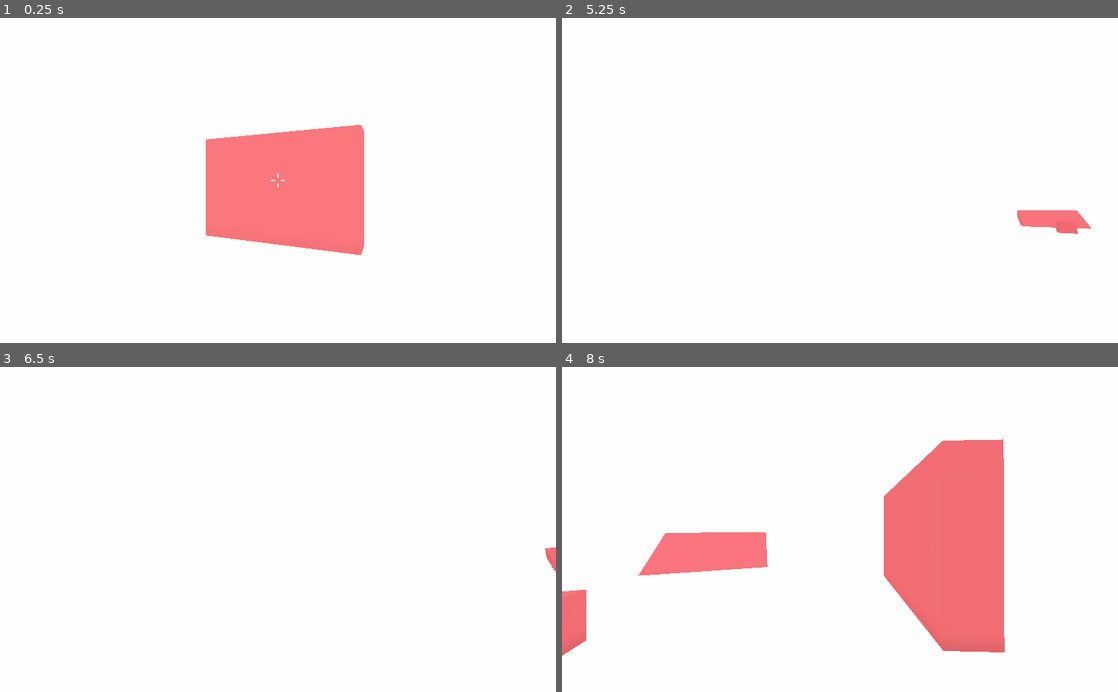
Above: before the commit, frames 1-4 (two rows, left to right).
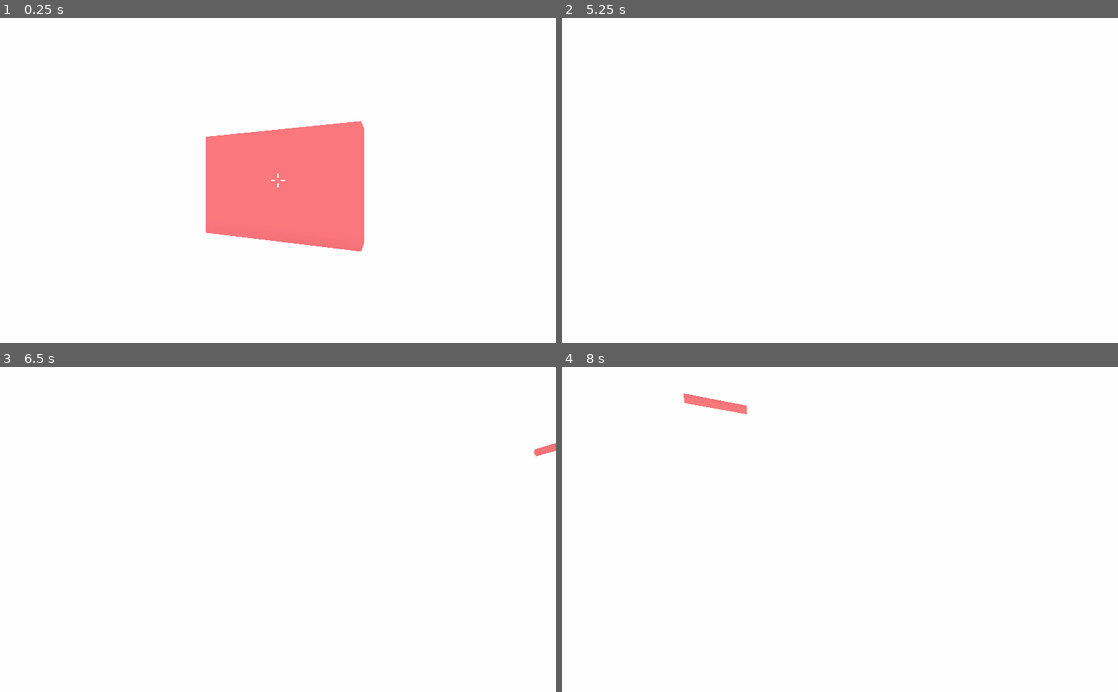
Above: after the commit, the same moments.

Repository: MilkAndBanana01/GODOT-FPS-Toolkit
Game: Godot game, scene res://World/World.tscn
Same seed, same stepped clock (60 frames per second), same inputs: the game is played once before the commit and once after it. A sky picture missing from this copy of the repository is replaced by a grey-blue gradient.
Inputs (mouse positions are in pixels of both pictures, inside the frame that each line leads up to):
- Up to frame 1 (0.25 s): no input
- Up to frame 2 (5.25 s): tap Enter at 0.5, 2, 3.5 s; move the mouse to (867, 180) at 0.52 s; hold Z (zoom) 0.53-1.28 s; hold W (move_forward) from 0.53 s (still down); tap Space (jump) at 0.77, 1.25, 1.52, 2.75, 3.02, 3.77, 4.25, 4.52 s; move the mouse to (812, 180) at 1.27 s; tap Z (zoom) at 1.35, 3.05, 4.35 s; move the mouse to (851, 174) at 2.02 s; hold Z (zoom) 2.03-2.78 s; tap Shift at 2.1 s; move the mouse to (834, 187) at 2.77 s; tap Ctrl at 2.85 s; move the mouse to (878, 183) at 3.52 s; hold Z (zoom) 3.53-4.28 s; tap E at 3.6 s; move the mouse to (795, 177) at 4.27 s; move the mouse to (845, 180) at 5.02 s; hold Z (zoom) from 5.03 s (still down)
- Up to frame 3 (6.5 s): move the mouse to (255, 523) at 5.77 s; release W (move_forward) at 5.78 s; release Z (zoom) at 5.78 s; hold D (move_right) from 5.78 s (still down); tap Shift at 5.85 s; tap Space (jump) at 6.02 s; tap Z (zoom) at 6.05 s
- Up to frame 4 (8 s): move the mouse to (867, 529) at 6.52 s; release D (move_right) at 6.53 s; hold Z (zoom) 6.53-7.28 s; hold W (move_forward) from 6.53 s (still down); tap Ctrl at 6.6 s; tap Space (jump) at 6.77, 7.52 s; move the mouse to (812, 529) at 7.27 s; tap E at 7.35 s; tap Z (zoom) at 7.55 s

The runs differ from the first frame. In frame 1, 0.6% of the frame differs, in the area x 37-66%, y 31-74%; in frame 2, 0.7%; in frame 3, 0.2%; in frame 4, 15%, in the area x 0-80%, y 8-89%.

Commit message:
added more stuff

Diff:
--- a/GODOT FPS Toolkit (Godot 3.4)/Player/AP.gd
+++ b/GODOT FPS Toolkit (Godot 3.4)/Player/AP.gd
@@ -1,9 +1,13 @@
 extends Node
 
 var player
+var head
+var camera
+
 var camera_settings
 var camera_zooming
 var camera_panning
+var dynamic_FOV
 
 var movement_settings
 var gravity
@@ -12,3 +16,5 @@
 
 func _ready() -> void:
 	player = get_tree().current_scene.get_node("Player")
+	head = player.get_node("Head")
+	camera = player.get_node("Head/Camera")
--- a/GODOT FPS Toolkit (Godot 3.4)/Player/Camera/Camera Effects/Camera Tilt.gd
+++ b/GODOT FPS Toolkit (Godot 3.4)/Player/Camera/Camera Effects/Camera Tilt.gd
@@ -1,10 +1,9 @@
 extends Node
 
 export var enabled := true
-export var tilt_ammount := 5
-
-onready var head = Ap.player.get_node("Head")
+export var tilt_ammount := 5.0
+export var tilt_acceleration := 4.0
 
 func _physics_process(delta: float) -> void:
 	if enabled:
-		head.rotation_degrees.z = lerp(head.rotation_degrees.z,-tilt_ammount * Ap.movement_settings.input.x,delta * 4)
+		Ap.camera.rotation_degrees.z = lerp(Ap.camera.rotation_degrees.z,-tilt_ammount * Ap.movement_settings.input.x,delta * tilt_acceleration)
--- a/GODOT FPS Toolkit (Godot 3.4)/Player/Camera/Camera Effects/Dynamic FOV.gd
+++ b/GODOT FPS Toolkit (Godot 3.4)/Player/Camera/Camera Effects/Dynamic FOV.gd
@@ -4,12 +4,11 @@
 export var minimum_FOV := 0
 export var maximum_FOV := 0
 
-onready var camera = Ap.player.get_node("Head/Camera")
-
 
 func _ready() -> void:
+	Ap.dynamic_FOV = self
 	if minimum_FOV == 0:
-		minimum_FOV = camera.fov
+		minimum_FOV = Ap.camera.fov
 		if Ap.camera_settings.custom_FOV != 0:
 			minimum_FOV = Ap.camera_settings.custom_FOV
 	if maximum_FOV == 0:
@@ -20,4 +19,4 @@
 	if enabled:
 		var moving = bool(Ap.movement_settings.velocity.length())
 		if not Ap.camera_zooming.enable_zoom:
-			camera.fov = lerp(camera.fov,maximum_FOV if int(moving) > 0 else minimum_FOV, delta * 4)
+			Ap.camera.fov = lerp(Ap.camera.fov,maximum_FOV if int(moving) > 0 else minimum_FOV, delta * 4)
--- a/GODOT FPS Toolkit (Godot 3.4)/Player/Camera/Camera Settings.gd
+++ b/GODOT FPS Toolkit (Godot 3.4)/Player/Camera/Camera Settings.gd
@@ -3,9 +3,6 @@
 export var enable := true
 export var mouse_sensitivity := 1.0
 export var custom_FOV := 0
-
-onready var head = Ap.player.get_node("Head")
-onready var camera = Ap.player.get_node("Head/Camera")
 
 func _enter_tree() -> void:
 	Ap.camera_settings = self
@@ -13,7 +10,7 @@
 func _ready() -> void:
 	if enable:
 		Input.set_mouse_mode(Input.MOUSE_MODE_CAPTURED)
-		camera.fov = custom_FOV if custom_FOV != 0 else 70
+		Ap.camera.fov = custom_FOV if custom_FOV != 0 else 70
 
 func _input(event: InputEvent) -> void:
 	if event is InputEventKey:
--- a/GODOT FPS Toolkit (Godot 3.4)/Player/Camera/Panning/Panning.gd
+++ b/GODOT FPS Toolkit (Godot 3.4)/Player/Camera/Panning/Panning.gd
@@ -3,8 +3,6 @@
 export var smoothing_enabled := false
 export(float,0,10) var smoothing_amount := 5.0
 export var lock_camera := false
-
-onready var head = Ap.player.get_node("Head")
 
 var mouse_movement : Vector2
 var rotation_velocity : Vector2
@@ -28,6 +26,6 @@
 
 func move_camera():
 	Ap.player.rotate_y(-deg2rad(rotation_velocity.x))
-	head.rotate_x(-deg2rad(rotation_velocity.y))
-	head.rotation.x = clamp(head.rotation.x,deg2rad(-90),deg2rad(90))
+	Ap.head.rotate_x(-deg2rad(rotation_velocity.y))
+	Ap.head.rotation.x = clamp(Ap.head.rotation.x,deg2rad(-90),deg2rad(90))
 	mouse_movement = Vector2.ZERO
--- a/GODOT FPS Toolkit (Godot 3.4)/Player/Camera/Zooming/Zooming.gd
+++ b/GODOT FPS Toolkit (Godot 3.4)/Player/Camera/Zooming/Zooming.gd
@@ -8,8 +8,6 @@
 export var affect_mouse_sensitivity := true
 export var mouse_desensitivity_rate := 4.0
 
-onready var camera = Ap.player.get_node("Head/Camera")
-
 var current_sensitivity
 var current_fov
 var zoomedIn := false
@@ -17,7 +15,7 @@
 
 func _ready() -> void:
 	current_sensitivity = Ap.camera_settings.mouse_sensitivity
-	current_fov = camera.fov
+	current_fov = Ap.camera.fov if Ap.camera_settings.custom_FOV == 0 else Ap.camera_settings.custom_FOV
 	Ap.camera_zooming = self
 
 func _input(_event) -> void:
@@ -26,6 +24,6 @@
 
 func _physics_process(delta: float) -> void:
 	enable_zoom = enabled and (Input.is_action_pressed("zoom") and not toggle_mode) or (zoomedIn and toggle_mode)
-	if enable_zoom:
-		camera.fov = lerp(camera.fov,zoom_fov if enable_zoom else current_fov,
+	if enable_zoom or not Ap.dynamic_FOV.enabled:
+		Ap.camera.fov = lerp(Ap.camera.fov,zoom_fov if enable_zoom else current_fov,
 		delta * (10.1 - smoothing_amount) if smoothing_enabled else 1)
--- a/GODOT FPS Toolkit (Godot 3.4)/Player/Movement/Gravity/Gravity.gd
+++ b/GODOT FPS Toolkit (Godot 3.4)/Player/Movement/Gravity/Gravity.gd
@@ -2,8 +2,6 @@
 
 export var enable := true
 export var gravity_rate := 1.0
-
-#onready var check_floor = Ap.player.get_node("Check Floor")
 
 var gravity : Vector3
 var snap : Vector3
--- a/GODOT FPS Toolkit (Godot 3.4)/Player/Movement/Jumping/Jumping.gd
+++ b/GODOT FPS Toolkit (Godot 3.4)/Player/Movement/Jumping/Jumping.gd
@@ -3,7 +3,7 @@
 export var jumping_enabled := true
 export var jump_height := 20.0
 export var maximum_jumps := 1
-export var update_direction := false
+export var update_direction := true
 
 var jump : Vector3
 
--- a/GODOT FPS Toolkit (Godot 3.4)/Player/Movement/Movement Settings.gd
+++ b/GODOT FPS Toolkit (Godot 3.4)/Player/Movement/Movement Settings.gd
@@ -2,7 +2,7 @@
 
 export var enabled := true
 export(int,"Retro","Modern") var style := 0
-export var movement_speed := 10.0
+export var movement_speed := 20.0
 export var movement_acceleration := 1.0
 export var enable_friction := false
 export var friction_rate := 1.0
--- a/GODOT FPS Toolkit (Godot 3.4)/World/World.tscn
+++ b/GODOT FPS Toolkit (Godot 3.4)/World/World.tscn
@@ -53,7 +53,6 @@
 [node name="Zooming" type="Node" parent="Player/Camera Settings"]
 script = ExtResource( 5 )
 enabled = true
-smoothing_amount = 10.0
 
 [node name="Camera Effects" type="Node" parent="Player/Camera Settings"]
 
@@ -65,11 +64,9 @@
 
 [node name="Movement Settings" type="Node" parent="Player"]
 script = ExtResource( 6 )
-movement_speed = 20.306
 
 [node name="Gravity" type="Node" parent="Player/Movement Settings"]
 script = ExtResource( 9 )
-enable = false
 
 [node name="Mid-Air Settings" type="Node" parent="Player/Movement Settings/Gravity"]
 script = ExtResource( 10 )
